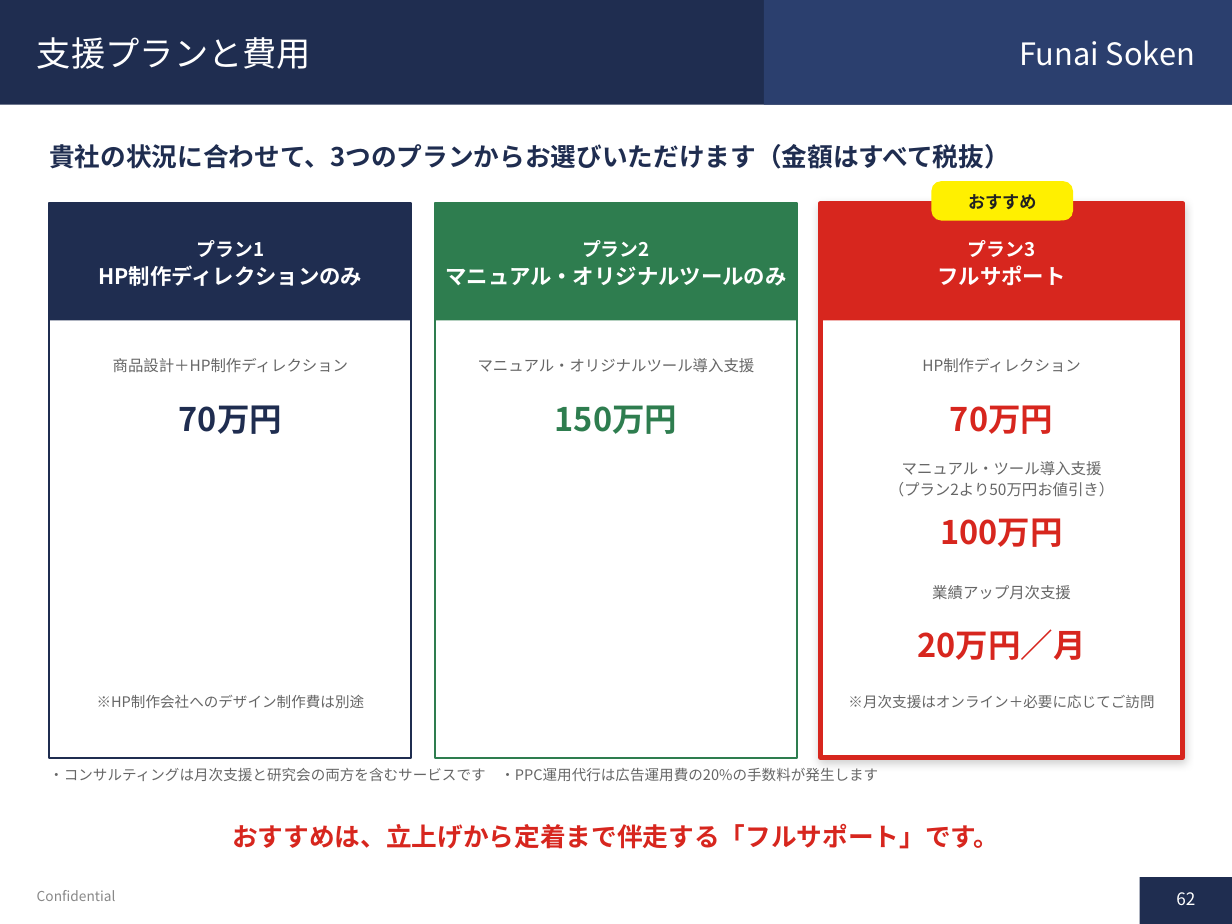
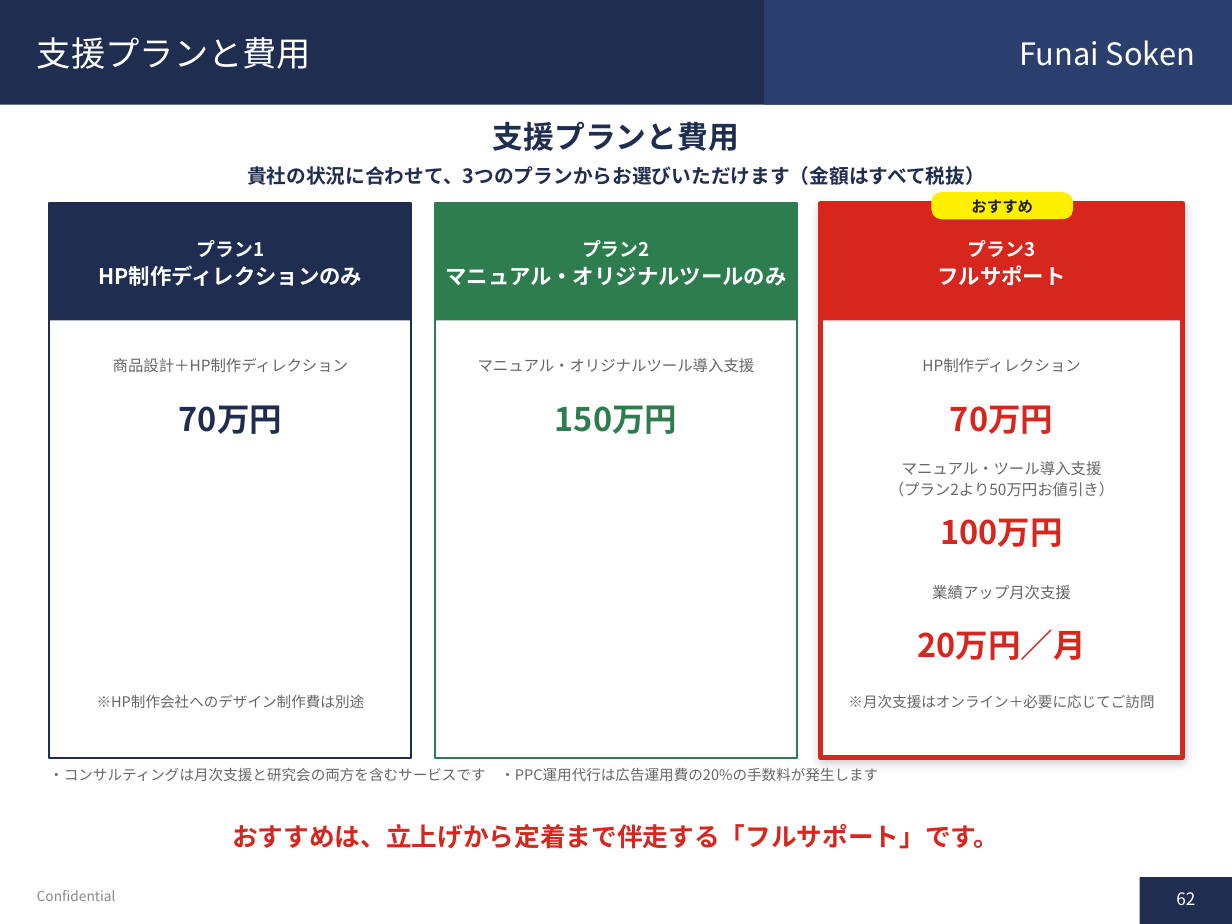
Before and after one commit to soshiro-iki-sys/-, a slide deck: slide 62 of proposals/遺品整理事業_企画書.pptx. Drawn at 1232x924 pixels with LibreOffice and Linux fonts; fonts in the diff are those of the drawing. Boxes give left, top, right and bottom in pixels: in the first picture for what was removed or moved away, otherwise in the second. Text is boxed around its words. In the diff, an @@ line names an element or a change of style, - is before the commit and + after.

```diff
--- a/proposals/遺品整理事業_企画書.pptx
+++ b/proposals/遺品整理事業_企画書.pptx
@@ text added at [493, 121, 739, 151], 18 pt, text #1F2D50, bold @@
+支援プランと費用
@@ text "貴社の状況に合わせて、3つのプランからお選びいただけます（金額はすべて税抜）": place and size @@
-text "貴社の状況に合わせて、3つのプランからお選びいただけます（金額はすべて税抜）" at [49, 144, 1010, 169]
+text "貴社の状況に合わせて、3つのプランからお選びいただけます（金額はすべて税抜）" at [247, 166, 985, 185]
@@ text "貴社の状況に合わせて、3つのプランからお選びいただけます（金額はすべて税抜）" at [247, 166, 985, 185]: size 15 to 11.5 pt; alignment left to centre @@
@@ text "おすすめ" at [971, 199, 1033, 213]: size 10 to 9 pt @@
@@ rounded rectangle: place and size @@
-rounded rectangle at [931, 181, 1073, 221]
+rounded rectangle at [931, 192, 1073, 219]
@@ rounded rectangle at [931, 192, 1073, 219]: proportions changed @@
```
Also in this commit, not shown: 46 other slides changed, 1 other file.
